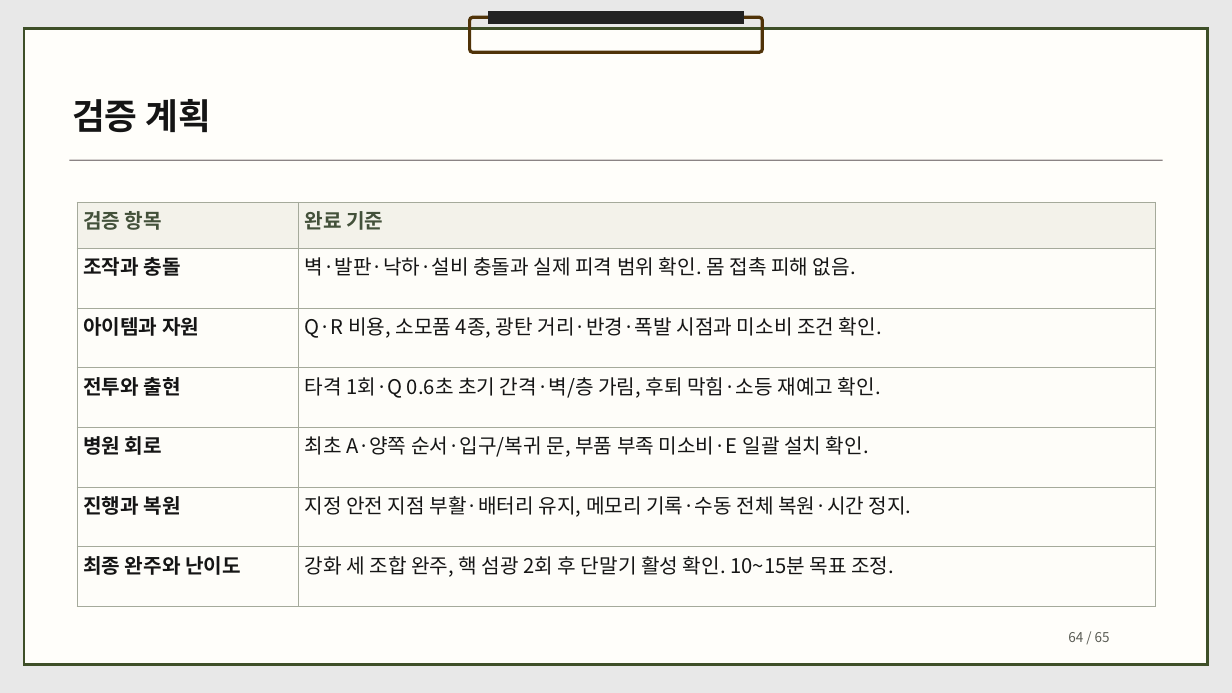
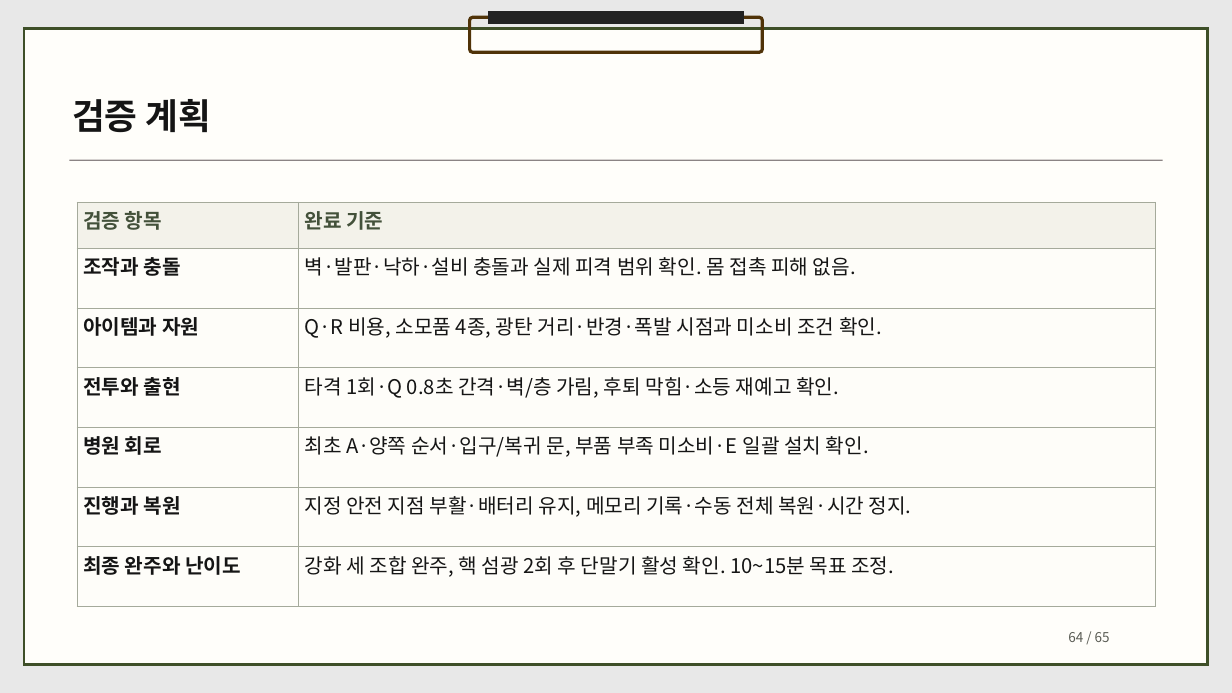
Before and after one commit to dbguswh/2Dgame_project, a slide deck: slide 64 of 2D게임프로그래밍 기획서.pptx. Drawn at 1232x693 pixels with LibreOffice and Linux fonts; fonts in the diff are those of the drawing. Boxes give left, top, right and bottom in pixels: in the first picture for what was removed or moved away, otherwise in the second. Text is boxed around its words. In the diff, an @@ line names an element or a change of style, - is before the commit and + after.

```diff
--- a/2D게임프로그래밍 기획서.pptx
+++ b/2D게임프로그래밍 기획서.pptx
@@ table at <box>77,202,1155,606</box> @@
-row 4, column 2: 타격 1회·Q 0.6초 초기 간격·벽/층 가림, 후퇴 막힘·소등 재예고 확인.
+row 4, column 2: 타격 1회·Q 0.8초 간격·벽/층 가림, 후퇴 막힘·소등 재예고 확인.
```
Also in this commit, not shown: 7 other slides changed, 1 other file.
